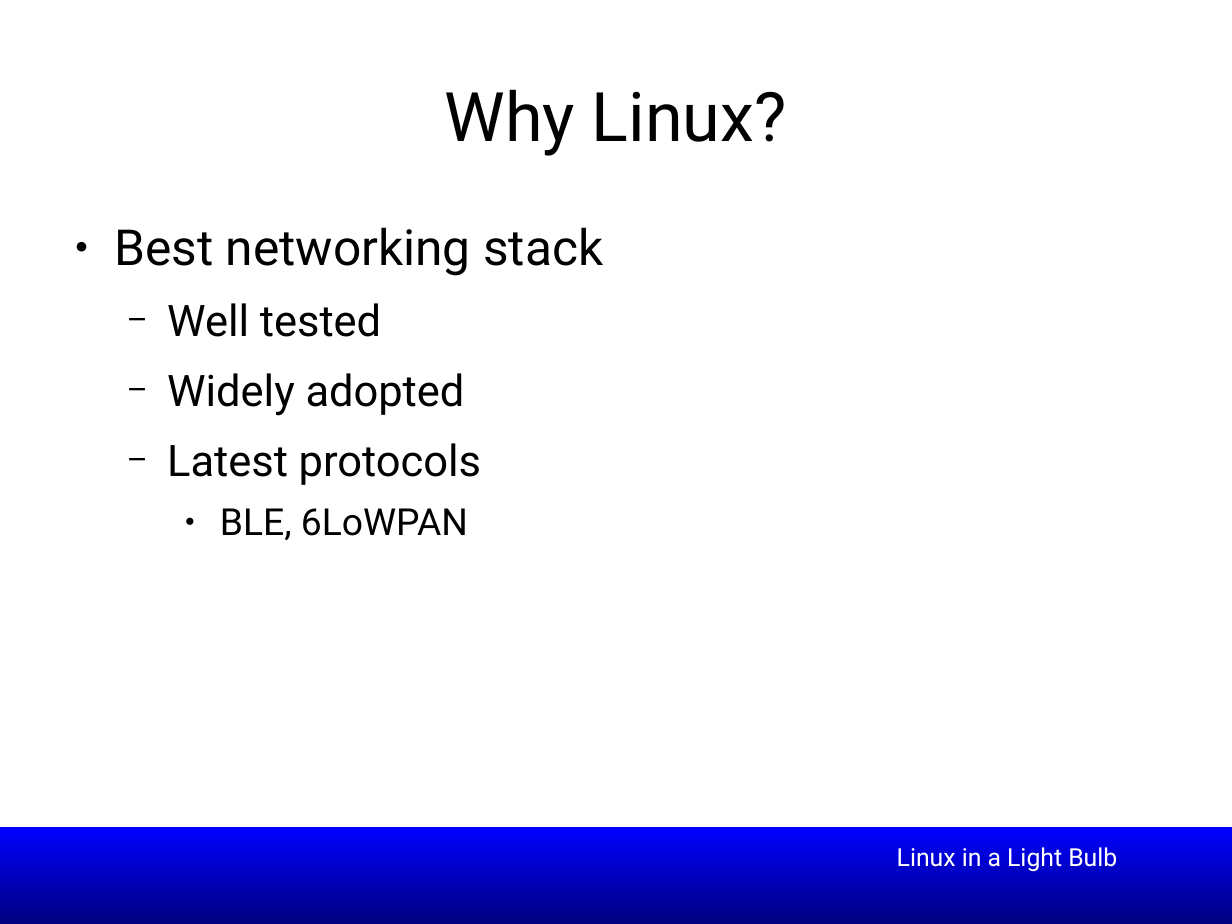
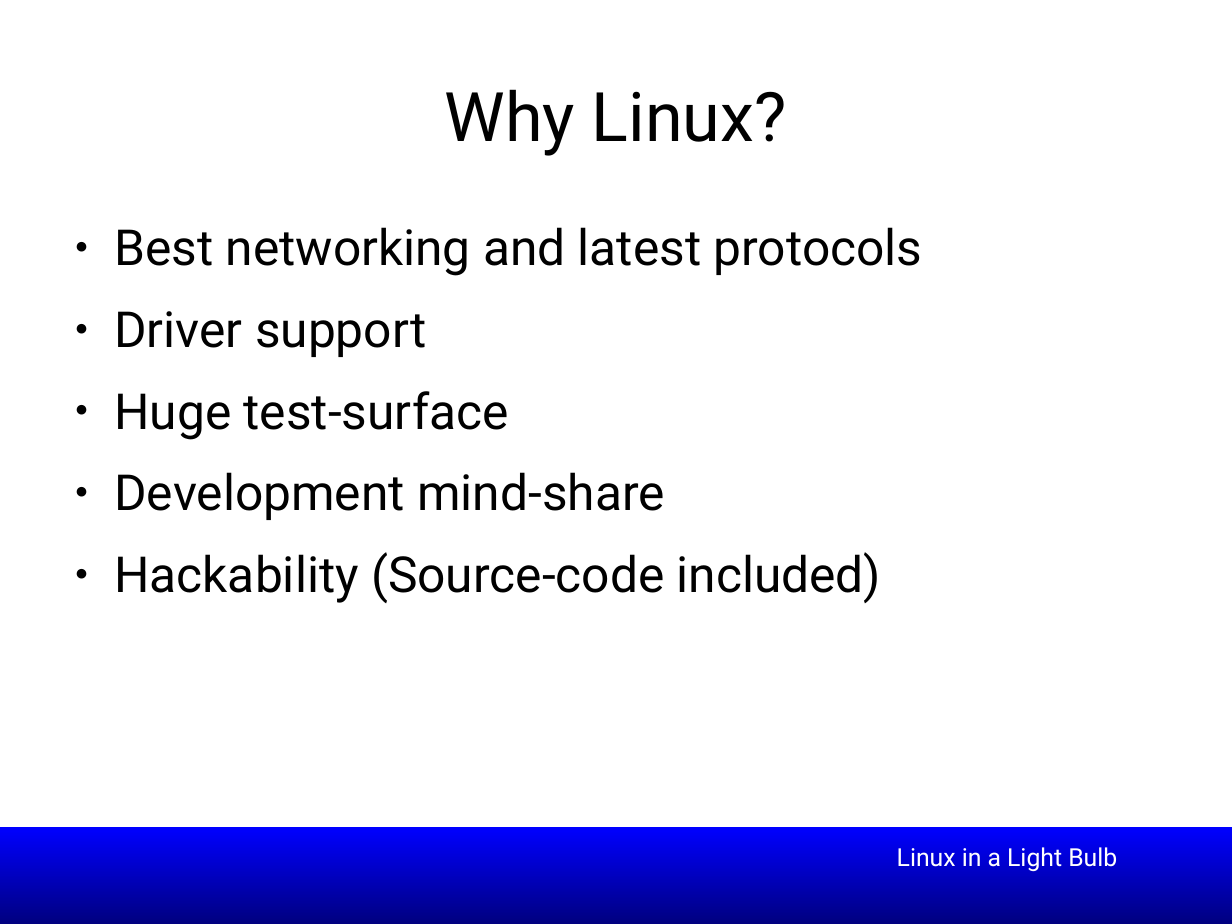
Before and after one commit to smipi1/elce2015, a slide deck: slide 20 of presentations/Linux_In_a_Lightbulb-Where_are_we_on_tinification-ELCE2015.odp (slide 21 before the commit). Drawn at 1232x924 pixels with LibreOffice and Linux fonts; fonts in the diff are those of the drawing; background and template pictures are left out. Boxes give left, top, right and bottom in pixels: in the first picture for what was removed or moved away, otherwise in the second. Text is boxed around its words. In the diff, an @@ line names an element or a change of style, - is before the commit and + after.

```diff
--- a/presentations/Linux_In_a_Lightbulb-Where_are_we_on_tinification-ELCE2015.odp
+++ b/presentations/Linux_In_a_Lightbulb-Where_are_we_on_tinification-ELCE2015.odp
@@ text at [114, 227, 923, 603]: text changed; size 28 to 32 pt @@
-● Best networking stack
-  − Well tested
-  − Widely adopted
-  − Latest protocols
-    ● BLE, 6LoWPAN
+● Best networking and latest protocols
+● Driver support
+● Huge test-surface
+● Development mind-share
+● Hackability (Source-code included)
```
Also in this commit, not shown: 12 other slides changed, 1 slide removed.
